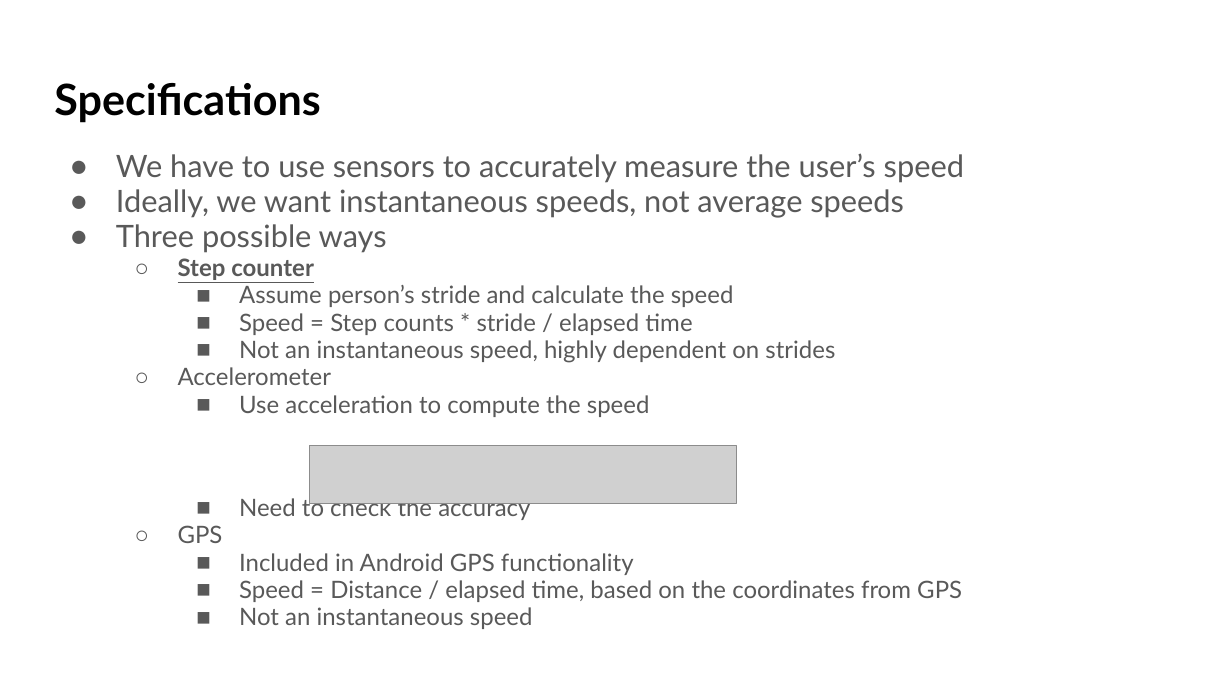
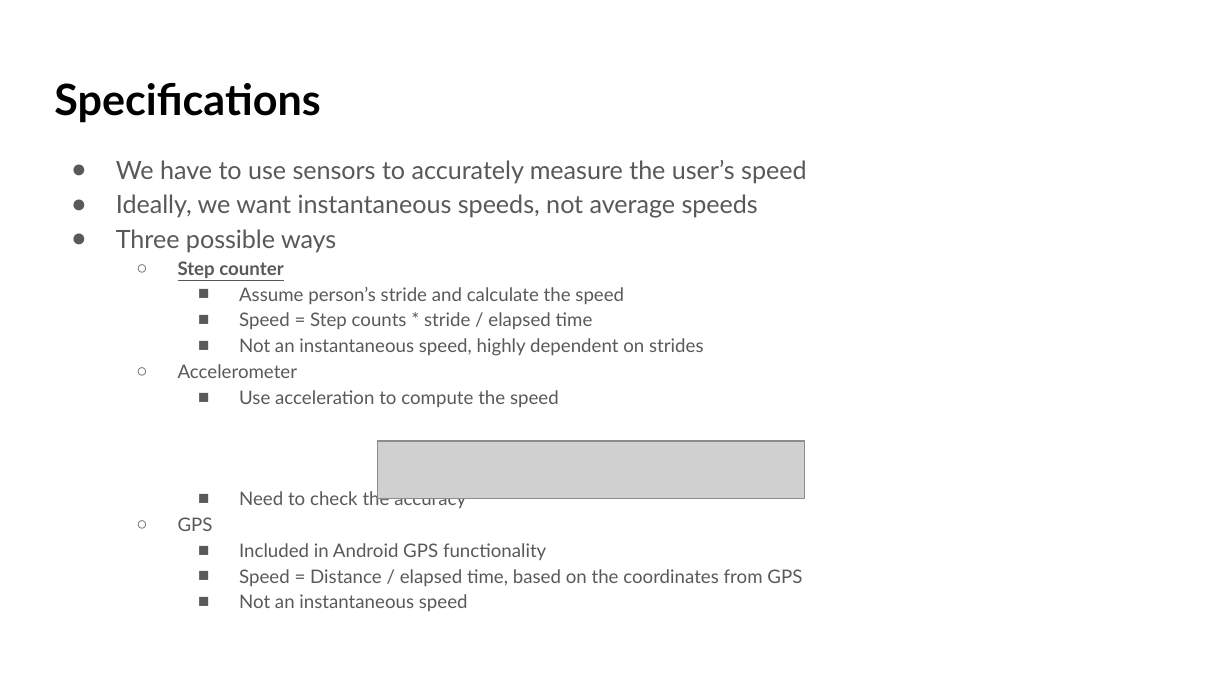
Before and after one commit to crazyboy9103/2021_2_MCA_team7, a slide deck: slide 9 of Project Proposal.pptx (slide 8 before the commit). Drawn at 1232x693 pixels with LibreOffice and Linux fonts; fonts in the diff are those of the drawing; grey boxes stand for pictures. Boxes give left, top, right and bottom in pixels: in the first picture for what was removed or moved away, otherwise in the second. Text is boxed around its words. In the diff, an @@ line names an element or a change of style, - is before the commit and + after.

```diff
--- a/Project Proposal.pptx
+++ b/Project Proposal.pptx
@@ text "We have to use sensors ..." at (116, 160, 806, 611): size 18 to 14.7 pt in "We have to use sensors to accurately ...", "Ideally, we want instantaneous speeds, not average ...", "Three possible ways"; size 14 to 10.9 pt in "Step counter", "Assume person’s stride and calculate the speed", "Speed = Step counts * stride / ...", "Not an instantaneous speed, highly dependent on ..." and 7 more places; indent changed; line spacing 0.95 to 1.15 @@
@@ picture: place and size @@
-picture at (309, 446, 737, 504)
+picture at (377, 441, 804, 499)
```
Also in this commit, not shown: 3 other slides changed, 1 other file.
